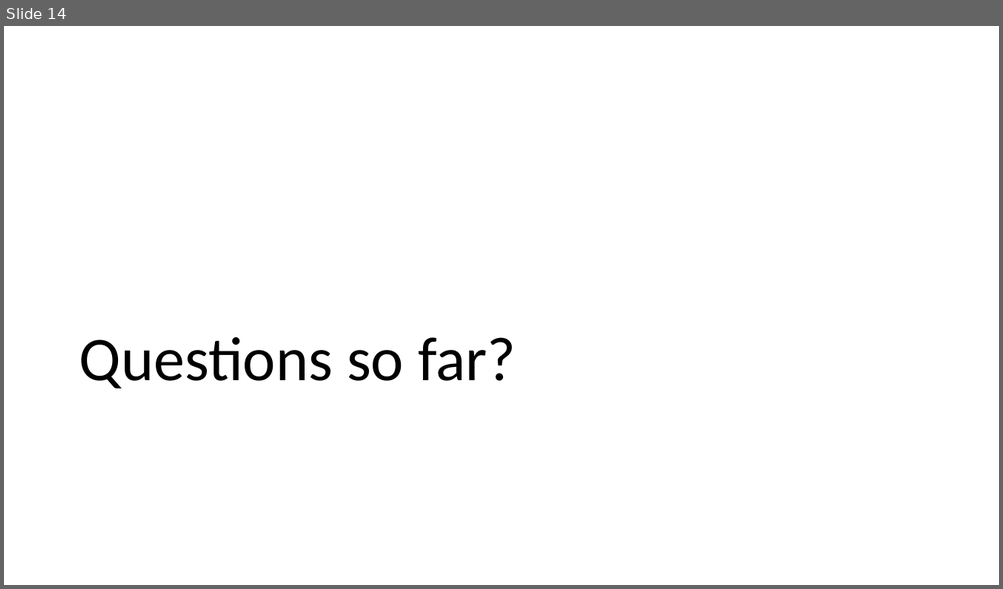
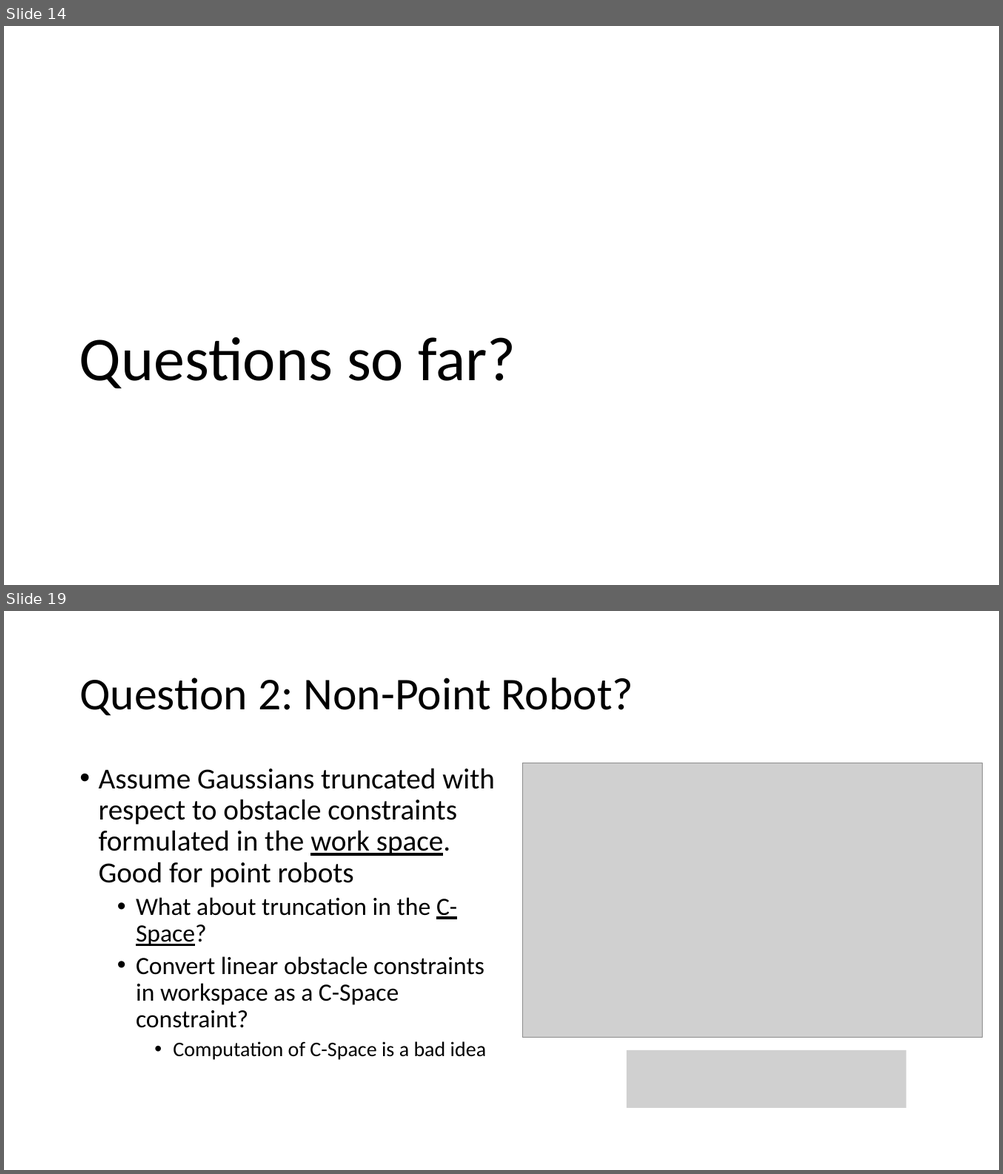
Before and after one commit to ajaayc/Probability-of-Collision-for-Safe-Planning, a slide deck: workshop_4.4.18/workshop_4.4.pptx. Shown one above the other, each under a label of ours: slide 14 before the commit, slides 14 and 19 after it; the slides between them are not shown. The pictures are 1003x589 and 1003x1174 pixels, drawn with LibreOffice and Linux fonts; fonts in the diff are those of the drawing; grey boxes stand for pictures. Boxes give left, top, right and bottom in pixels: in the first picture for what was removed or moved away, otherwise in the second. Text is boxed around its words. In the diff, an @@ line names an element or a change of style, - is before the commit and + after.

```diff
--- a/workshop_4.4.18/workshop_4.4.pptx
+++ b/workshop_4.4.18/workshop_4.4.pptx
@@ slide 19 added at [4,611,999,1170], background #FFFFFF @@
@@ title added at [79,678,634,715], 44 pt, text #000000 @@
+Question 2: Non-Point Robot?
@@ picture added at [523,763,982,1038] @@
@@ text added at [99,768,495,1060], 28 pt, text #000000 @@
+• Assume Gaussians truncated with respect to obstacle constraints formulated in the work space. Good for point robots
+  • What about truncation in the C-Space?
+  • Convert linear obstacle constraints in workspace as a C-Space constraint?
+    • Computation of C-Space is a bad idea
@@ picture added at [626,1051,906,1108] @@
```
Also in this commit, not shown: 3 slides changed, 3 other slides added, 1 other file.
